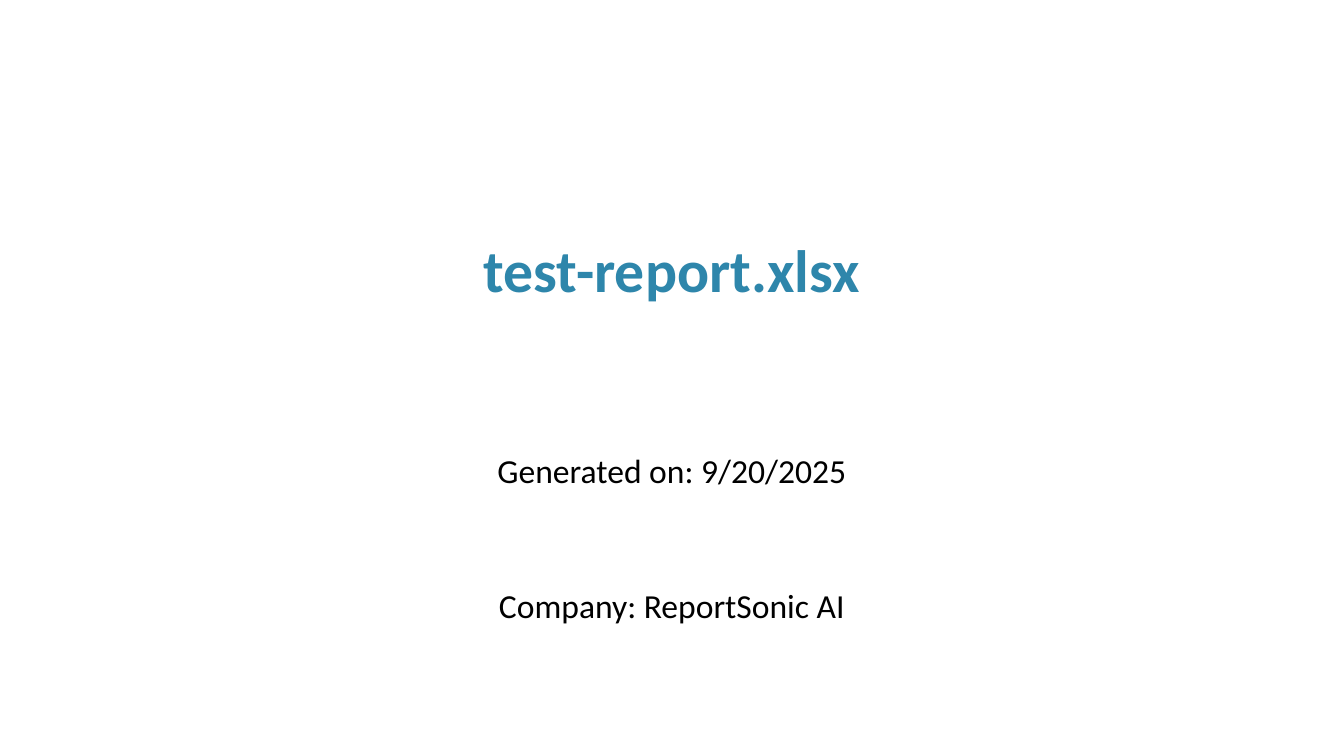
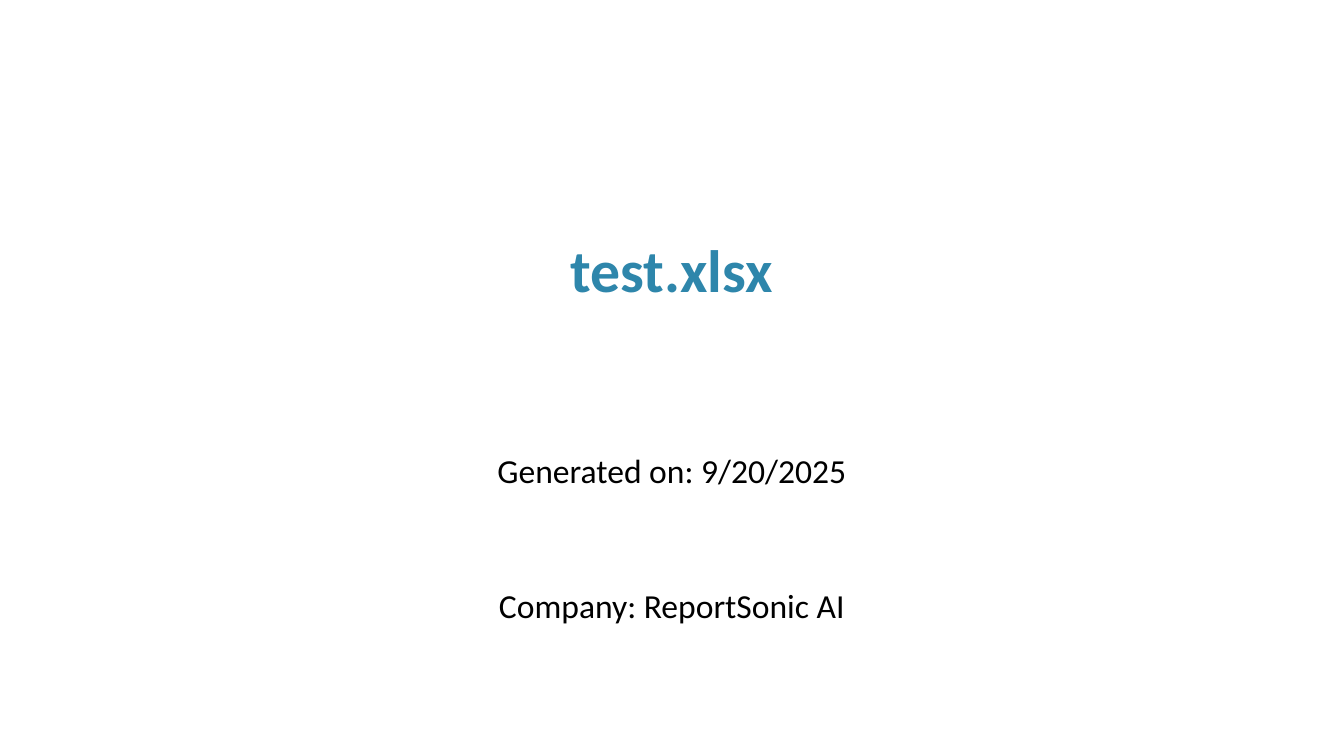
Before and after one commit to moekhoui/report-sonic, a slide deck: slide 1 of Presentation.pptx. Drawn at 1344x756 pixels with LibreOffice and Linux fonts; fonts in the diff are those of the drawing. Boxes give left, top, right and bottom in pixels: in the first picture for what was removed or moved away, otherwise in the second. Text is boxed around its words. In the diff, an @@ line names an element or a change of style, - is before the commit and + after.

```diff
--- a/Presentation.pptx
+++ b/Presentation.pptx
@@ text at (x1=571, y1=250, x2=774, y2=293): text changed @@
-test-report.xlsx
+test.xlsx
```
Also in this commit, not shown: 1 other slide changed, 3 slides removed, 2 other files.
